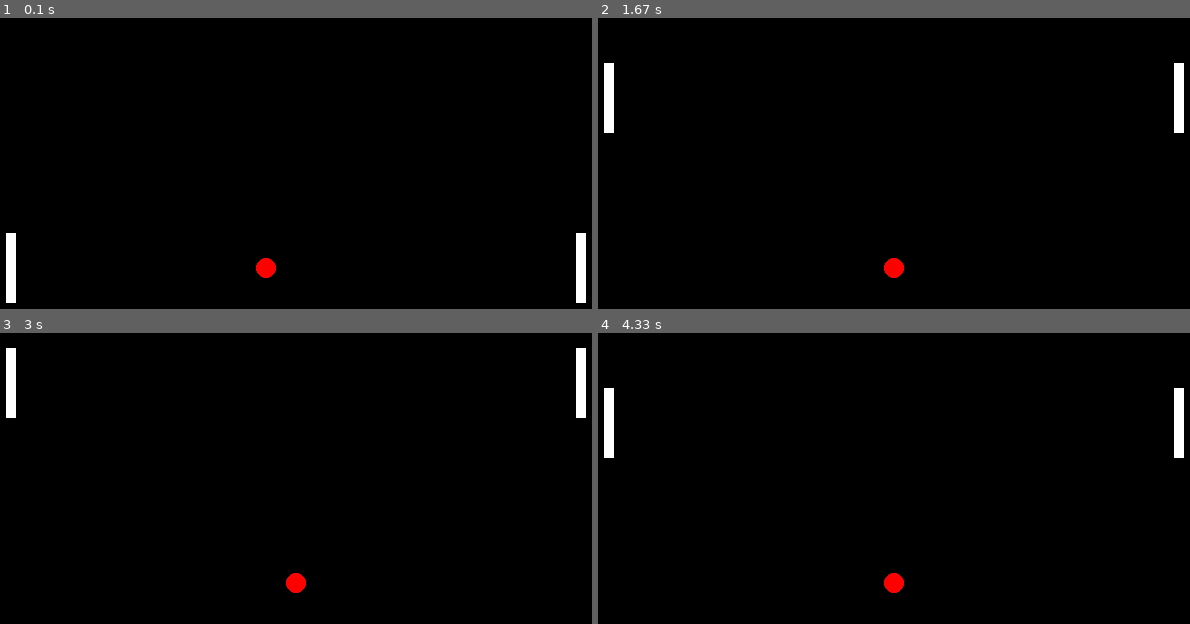
Above: before the commit, frames 1-4 (two rows, left to right).
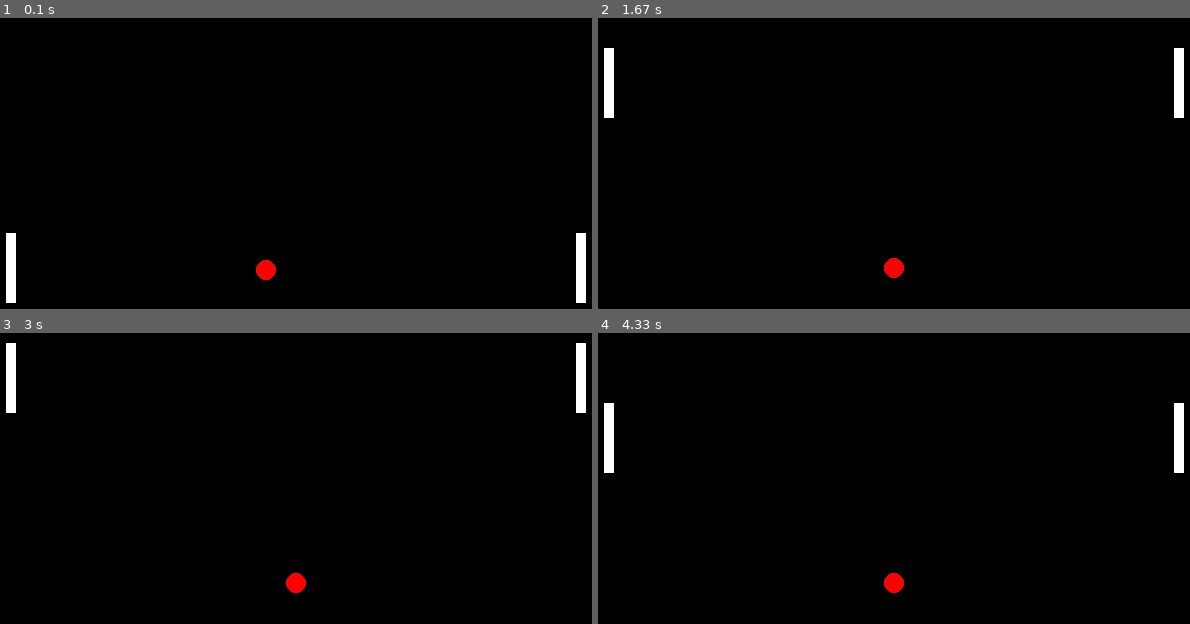
Above: after the commit, the same moments.

Repository: iHeroGH/pAIng
Game: pygame game, started from main.py
Same seed, same stepped clock (60 frames per second), same inputs: the game is played once before the commit and once after it.
Inputs:
- Up to frame 1 (0.1 s): no input
- Up to frame 2 (1.67 s): hold Up 0.33-0.8 s; hold Down 0.83-1.13 s; hold Up 1.17-1.53 s; hold Down from 1.57 s (still down)
- Up to frame 3 (3 s): release Down at 1.93 s; hold Up 1.97-2.27 s; hold Down 2.3-2.6 s; hold Up from 2.63 s (still down)
- Up to frame 4 (4.33 s): release Up at 3 s; hold Down 3.03-3.4 s; hold Up 3.43-3.73 s; hold Down 3.77-4.07 s; hold Up from 4.1 s (still down)

The runs differ from the first frame. In frame 1, less than 0.1% of the frame differs, in the area x 43-47%, y 82-91%; in frame 2, 0.3%, in the area x 1-99%, y 10-40%; in frame 3, 0.1%; in frame 4, 0.3%.

Commit message:
change collisions to use native pg method

Diff:
--- a/abstract.py
+++ b/abstract.py
@@ -6,3 +6,6 @@
 
     def get_drawable(self) -> tuple[Any]:
         raise NotImplemented()
+
+    def set_rect(self, rect: Any):
+        raise NotImplemented()
--- a/ball.py
+++ b/ball.py
@@ -1,4 +1,6 @@
 from math import sin
+import random
+from pygame import Rect
 
 from abstract import GameObject
 from paddle import Paddle
@@ -10,12 +12,23 @@
     def __init__(self, screen_size):
         self.x, self.y = screen_size[0]//2, screen_size[1]//2
 
+        self.v_x = 0
+        self.v_y = 0
+        self.angle = 0
+        self.launch()
+
+        self.rect: Rect | None = None
+
+    def launch(self):
         self.v_x = -10
         self.v_y = 10
-        self.angle = 0
+        self.angle = random.uniform(-0.25, 0.25)
 
     def get_drawable(self) -> tuple[tuple[int, int], int]:
         return ((self.x, self.y), self.RADIUS)
+
+    def set_rect(self, rect: Rect):
+        self.rect = rect
 
     def move(
             self,
@@ -32,12 +45,12 @@
         time : int
             The time step multiplier for the velocity (default 1)
         """
+        # Check screen collisions to make sure we don't go off-screen
+        self.check_collision(screen_size, player, enemy)
+
         # Change position based on velocity
         self.x += time * self.v_x
         self.y += time * self.v_y * sin(self.angle)
-
-        # Check screen collisions to make sure we don't go off-screen
-        self.check_collision(screen_size, player, enemy)
 
     def check_collision(
             self,
@@ -56,25 +69,28 @@
             The right paddle
         """
 
-        # Player Collision
-        if self.x - self.RADIUS <= player.x + player.WIDTH:
-            if player.y < self.y < player.y + player.HEIGHT:
-                self.v_x *= -1
-                self.angle = (self.y - (player.y + player.HEIGHT//2)) / player.HEIGHT
-
-        # Enemy Collision
-        if self.x + self.RADIUS >= enemy.x:
-            if enemy.y < self.y < enemy.y + enemy.HEIGHT:
-                self.v_x *= -1
-                self.angle = (self.y - (enemy.y + enemy.HEIGHT//2)) / enemy.HEIGHT
-
-        # Screen Collision
+        # SCREEN COLLISION
+        # Bounce Collision
         if self.y - self.RADIUS <= 0 or self.y + self.RADIUS >= screen_size[1]:
             self.v_y *= -1
 
         # Death Collision
-        if self.x - self.RADIUS <= 0 or self.x + self.RADIUS >= screen_size[0]:
+        if self.x + self.RADIUS <= 0 or self.x - self.RADIUS >= screen_size[0]:
             self.die(screen_size)
+
+        # PADDLE COLLISION
+        if not (self.rect and player.rect and enemy.rect):
+            return
+
+        # Player Collision
+        if self.rect.colliderect(player.rect):
+            self.v_x = abs(self.v_x)
+            self.angle = (self.y - (player.y + player.HEIGHT//2)) / player.HEIGHT
+
+        # Enemy Collision
+        if self.rect.colliderect(enemy.rect):
+            self.v_x = abs(self.v_x) * -1
+            self.angle = (self.y - (enemy.y + enemy.HEIGHT//2)) / enemy.HEIGHT
 
     def die(self, screen_size):
         self.v_x = 0
--- a/paddle.py
+++ b/paddle.py
@@ -1,4 +1,5 @@
 from abstract import GameObject
+from pygame import Rect
 
 class Paddle(GameObject):
 
@@ -11,8 +12,13 @@
 
         self.v_y = 10
 
+        self.rect: Rect | None = None
+
     def get_drawable(self) -> tuple[int, int, int, int]:
         return (self.x, self.y, self.WIDTH, self.HEIGHT)
+
+    def set_rect(self, rect: Rect):
+        self.rect = rect
 
     def move(
             self,
@@ -39,7 +45,7 @@
         """
         Delagates to the move function the parameters necessary to move up
 
-        move(0, -1)
+        move(-1)
 
         Parameters
         ----------
@@ -52,7 +58,7 @@
         """
         Delagates to the move function the parameters necessary to move down
 
-        move(0, 1)
+        move(1)
 
         Parameters
         ----------
--- a/pygame_manager.py
+++ b/pygame_manager.py
@@ -18,7 +18,7 @@
         pygame.display.set_caption("You want to play? Let's play.")
 
         self.clock = pygame.time.Clock()
-        self.refresh_rate = 40
+        self.refresh_rate = 45
 
         self.player = Paddle(10, self.HEIGHT)
         self.enemy = Paddle(self.WIDTH - 10 - Paddle.WIDTH, self.HEIGHT)
@@ -68,22 +68,23 @@
             drawable = object.get_drawable()
             match len(drawable):
                 case 4:
-                    pygame.draw.rect(
+                    object.set_rect(pygame.draw.rect(
                         self.screen, (255,255,255), drawable
-                    )
+                    ))
                 case 2:
-                    pygame.draw.circle(
+                    object.set_rect(pygame.draw.circle(
                         self.screen, (255, 0, 0), *drawable # type: ignore
-                    )
+                    ))
 
     def game_loop(self):
         while not self.done:
             self.clock.tick(self.refresh_rate)
 
+            self.draw(self.ball, self.player, self.enemy)
+
             self.handle_events()
             self.handle_paddle_movement()
+
             self.ball.move(self.SCREEN_SIZE, self.player, self.enemy)
 
-            self.draw(self.player, self.enemy, self.ball)
-
             pygame.display.flip()
